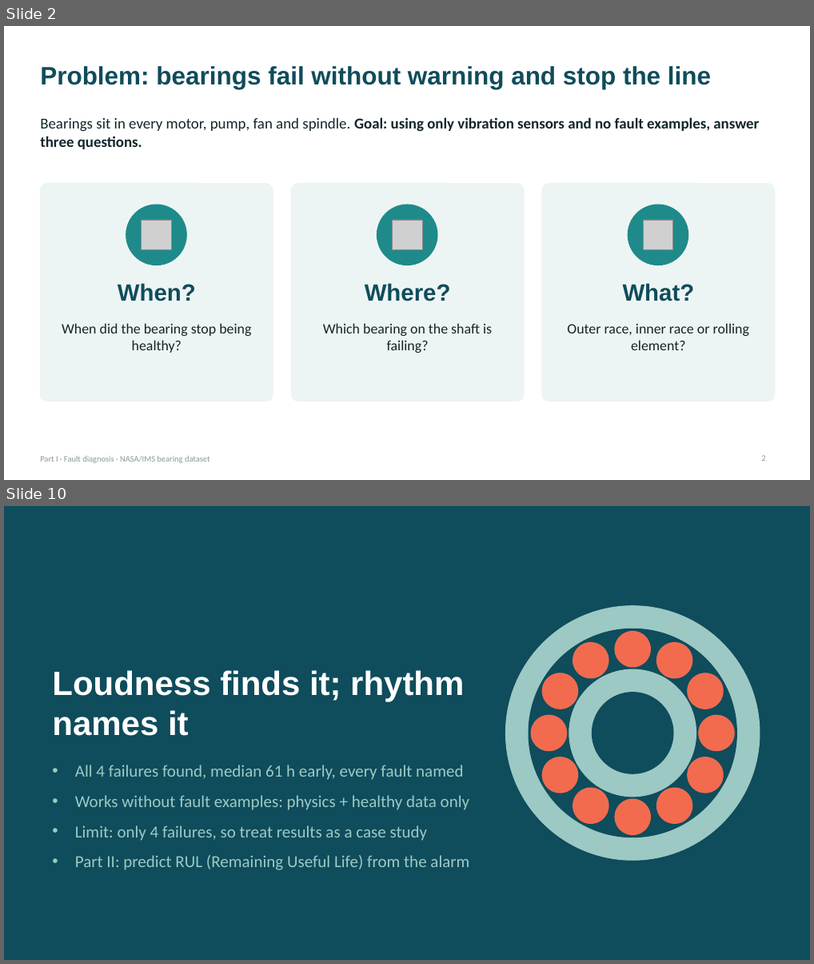
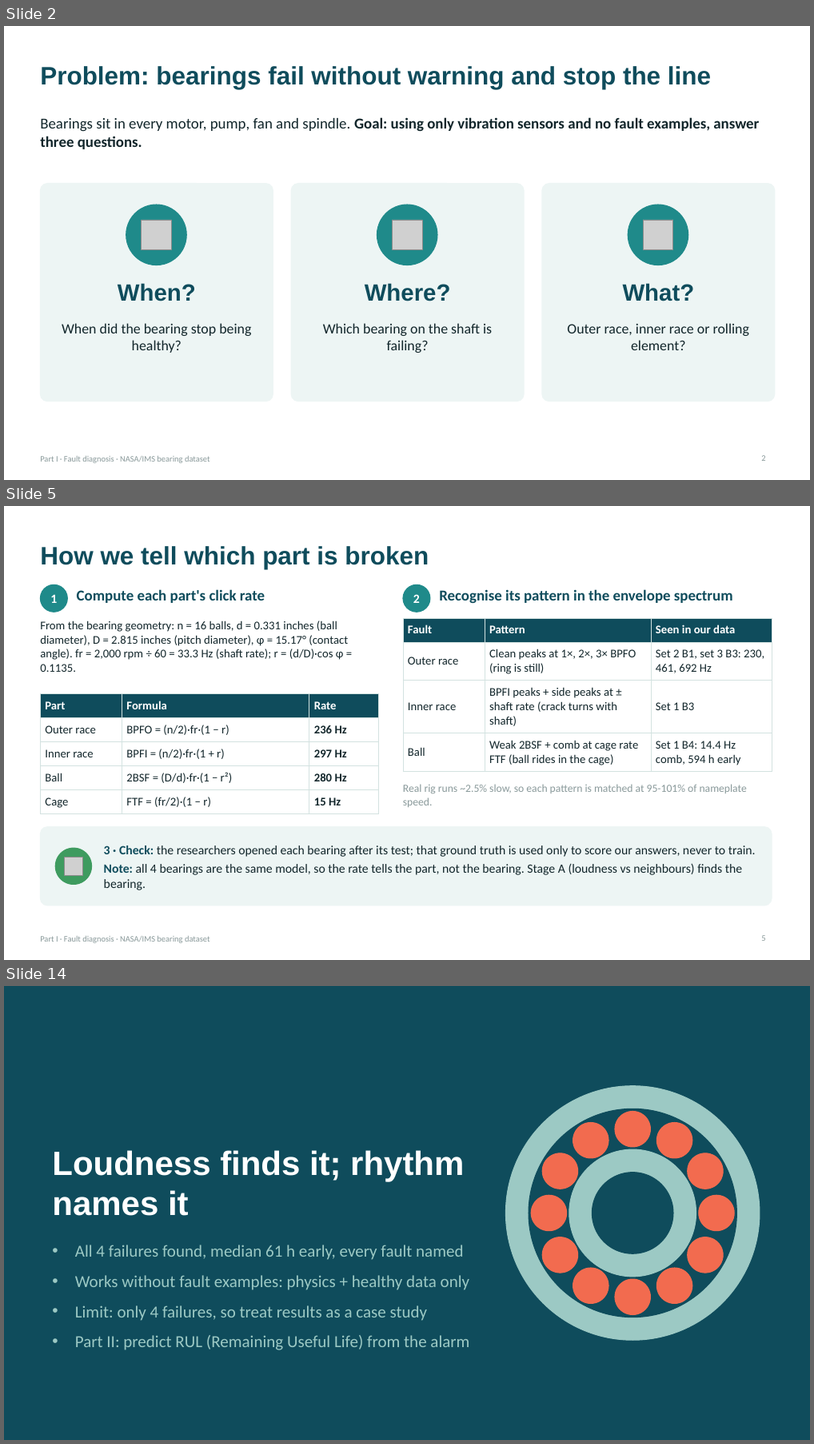
Before and after one commit to Adrian-Jotham/AISmartFactory, a slide deck: fault_diagnosis_part1_short.pptx. Shown one above the other, each under a label of ours: slides 2 and 10 before the commit, slides 2, 5 and 14 after it; the slides between them are not shown. The pictures are 814x964 and 814x1444 pixels, drawn with LibreOffice and Linux fonts; fonts in the diff are those of the drawing; grey boxes stand for pictures. Boxes give left, top, right and bottom in pixels: in the first picture for what was removed or moved away, otherwise in the second. Text is boxed around its words. In the diff, an @@ line names an element or a change of style, - is before the commit and + after.

```diff
--- a/fault_diagnosis_part1_short.pptx
+++ b/fault_diagnosis_part1_short.pptx
@@ slide 5 added at [4, 506, 810, 960], background #FFFFFF; not listed: 1 template element that a slide beside it also shows @@
@@ title added at [40, 546, 429, 569], 30 pt, text #0F4C5C, bold @@
+How we tell which part is broken
@@ ellipse added at [40, 584, 67, 612], fill #1F8A8A, outline #1F8A8A 1 pt @@
@@ text added at [50, 594, 57, 603], 15 pt, text #FFFFFF, bold @@
+1
@@ text added at [77, 589, 265, 603], 18 pt, text #0F4C5C, bold @@
+Compute each part's click rate
@@ ellipse added at [403, 584, 430, 612], fill #1F8A8A, outline #1F8A8A 1 pt @@
@@ text added at [414, 594, 420, 603], 15 pt, text #FFFFFF, bold @@
+2
@@ text added at [439, 589, 734, 604], 18 pt, text #0F4C5C, bold @@
+Recognise its pattern in the envelope spectrum
@@ text added at [40, 620, 348, 672], 14 pt, text #12262B @@
+From the bearing geometry: n = 16 balls, d = 0.331 inches (ball diameter), D = 2.815 inches (pitch diameter), φ = 15.17° (contact angle). fr = 2,000 rpm ÷ 60 = 33.3 Hz (shaft rate); r = (d/D)·cos φ = 0.1135.
@@ table added at [403, 618, 772, 768], 4 rows, 3 columns @@
+Fault | Pattern | Seen in our data
+Outer race | Clean peaks at 1×, 2×, 3× BPFO (ring is still) | Set 2 B1, set 3 B3: 230, 461, 692 Hz
+Inner race | BPFI peaks + side peaks at ± shaft rate (crack turns with shaft) | Set 1 B3
+Ball | Weak 2BSF + comb at cage rate FTF (ball rides in the cage) | Set 1 B4: 14.4 Hz comb, 594 h early
@@ table added at [40, 693, 379, 811], 5 rows, 3 columns @@
+Part | Formula | Rate
+Outer race | BPFO = (n/2)·fr·(1 − r) | 236 Hz
+Inner race | BPFI = (n/2)·fr·(1 + r) | 297 Hz
+Ball | 2BSF = (D/d)·fr·(1 − r²) | 280 Hz
+Cage | FTF = (fr/2)·(1 − r) | 15 Hz
@@ text added at [403, 784, 747, 807], 13 pt, text #8A9A9B @@
+Real rig runs ~2.5% slow, so each pattern is matched at 95-101% of nameplate speed.
@@ rounded rectangle added at [40, 827, 772, 905], fill #EDF5F4, outline #EDF5F4 1 pt @@
@@ ellipse added at [55, 848, 92, 884], fill #3E9B5F, outline #3E9B5F 1 pt @@
@@ picture added at [65, 857, 82, 875] @@
@@ text added at [104, 845, 756, 890], 15 pt, text #12262B @@
+3 · Check: the researchers opened each bearing after its test; that ground truth is used only to score our answers, never to train.
+Note: all 4 bearings are the same model, so the rate tells the part, not the bearing. Stage A (loudness vs neighbours) finds the bearing.
@@ page number added at [762, 935, 766, 940], 10 pt, text #8A9A9B @@
+5
@@ what was slide 10 is now slide 14 @@
```
Also in this commit, not shown: 7 slides changed, 3 other slides added, 3 other files.
